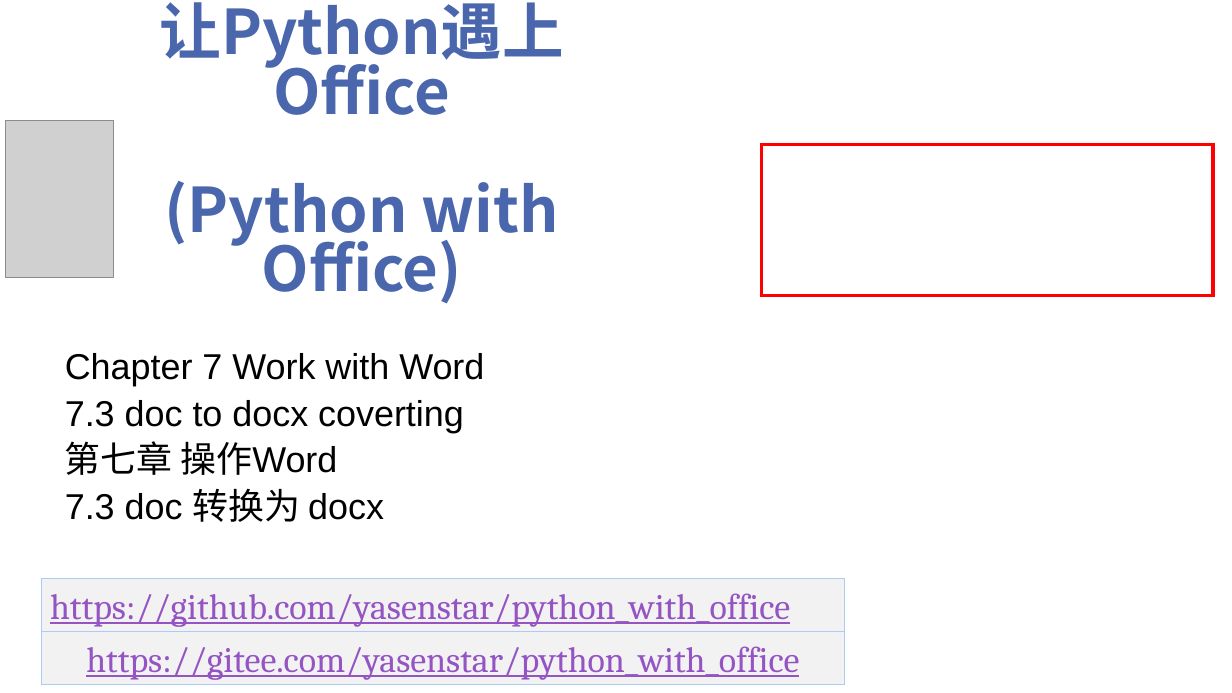
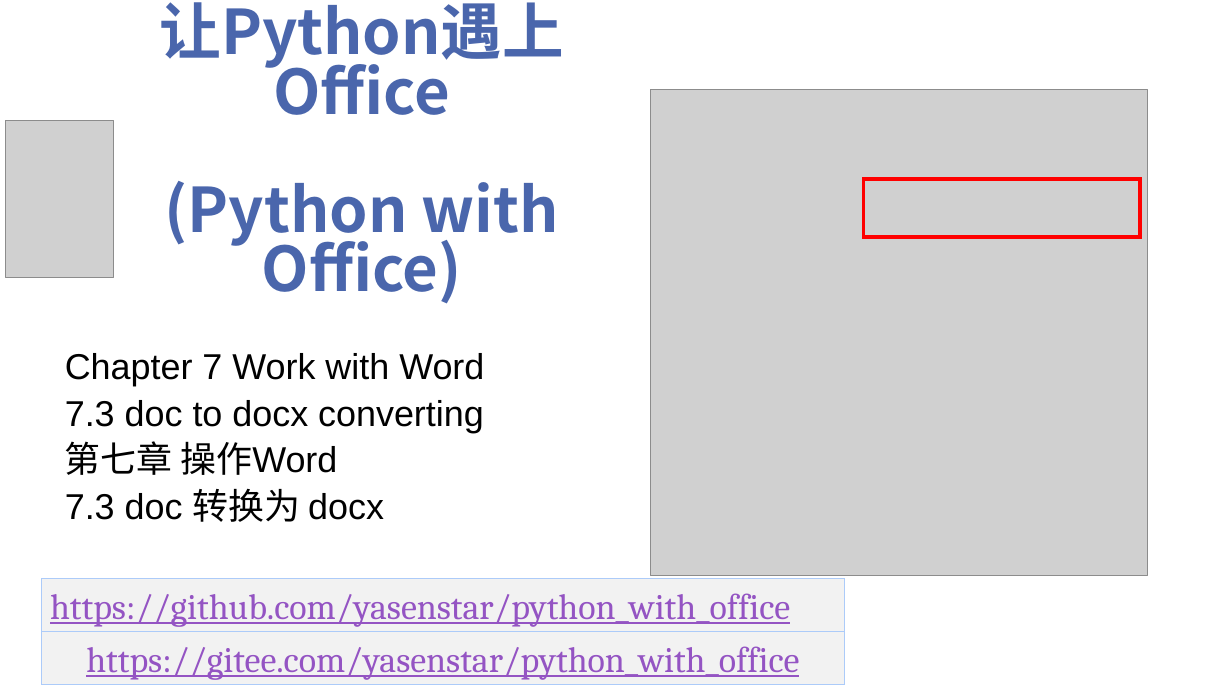
Before and after one commit to yasenstar/python_with_office, a slide deck: slide 43 of Python-with-Office-Video_Covers.pptx. Drawn at 1232x693 pixels with LibreOffice and Linux fonts; fonts in the diff are those of the drawing; grey boxes stand for pictures; background and template pictures are left out. Boxes give left, top, right and bottom in pixels: in the first picture for what was removed or moved away, otherwise in the second. Text is boxed around its words. In the diff, an @@ line names an element or a change of style, - is before the commit and + after.

Commit message:
add 7-3 doc to docx converter

```diff
--- a/Python-with-Office-Video_Covers.pptx
+++ b/Python-with-Office-Video_Covers.pptx
@@ picture added at (651,90,1148,576) @@
@@ rectangle: place and size @@
-rectangle at (762,144,1213,295)
+rectangle at (863,179,1140,238)
@@ subtitle at (65,400,484,433): text changed @@
-7.3 doc to docx coverting
+7.3 doc to docx converting
```
Also in this commit, not shown: 6 other files.
